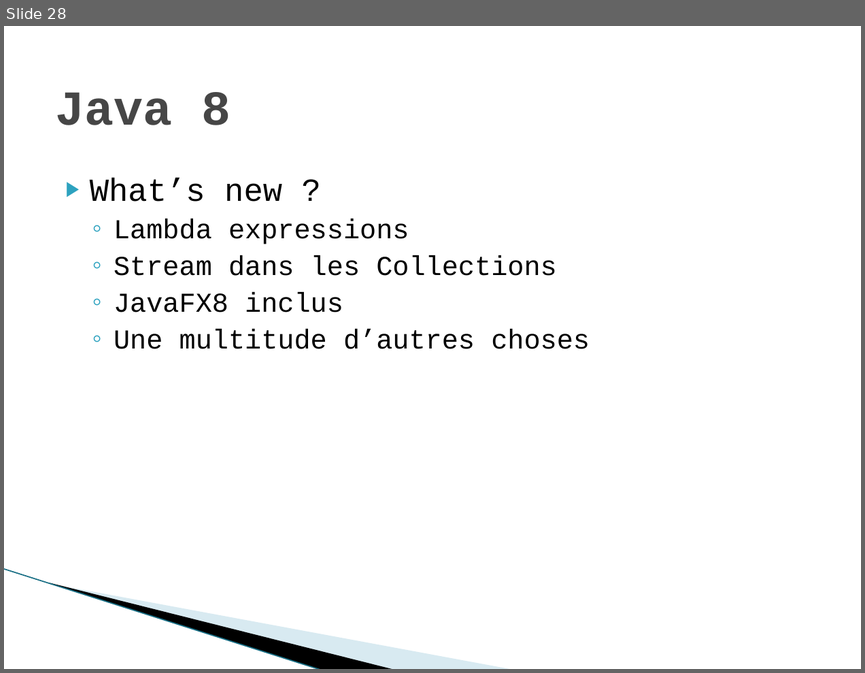
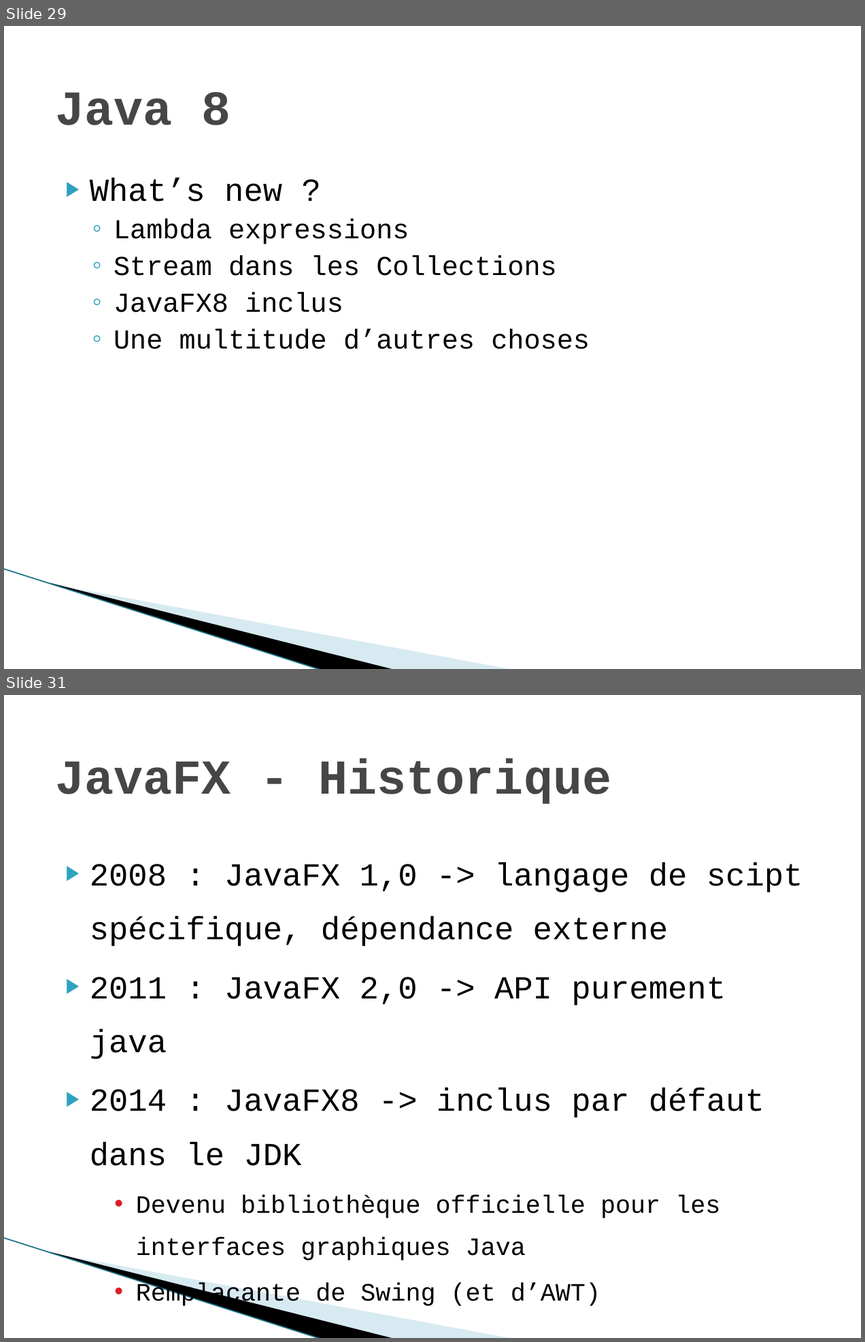
Before and after one commit to andreaubin/formationjava, a slide deck: resources/Java avancé.pptx. Shown one above the other, each under a label of ours: slide 28 before the commit, slides 29 and 31 after it; the slides between them are not shown. The pictures are 865x673 and 865x1342 pixels, drawn with LibreOffice and Linux fonts; fonts in the diff are those of the drawing; background and template pictures are left out. Boxes give left, top, right and bottom in pixels: in the first picture for what was removed or moved away, otherwise in the second. Text is boxed around its words. In the diff, an @@ line names an element or a change of style, - is before the commit and + after.

```diff
--- a/resources/Java avancé.pptx
+++ b/resources/Java avancé.pptx
@@ slide 31 added at (x1=4, y1=695, x2=861, y2=1338), background #FFFFFF; not listed: 3 template elements that a slide beside it also shows @@
@@ title added at (x1=55, y1=759, x2=611, y2=804), 41 pt, text #464646, bold @@
+JavaFX - Historique
@@ text added at (x1=90, y1=862, x2=803, y2=1308), 27 pt, text #000000 @@
+▶ 2008 : JavaFX 1,0 -> langage de scipt spécifique, dépendance externe
+▶ 2011 : JavaFX 2,0 -> API purement java
+▶ 2014 : JavaFX8 -> inclus par défaut dans le JDK
+    • Devenu bibliothèque officielle pour les interfaces graphiques Java
+    • Remplaçante de Swing (et d’AWT)
@@ what was slide 28 is now slide 29 @@
```
Also in this commit, not shown: 8 other slides added.
